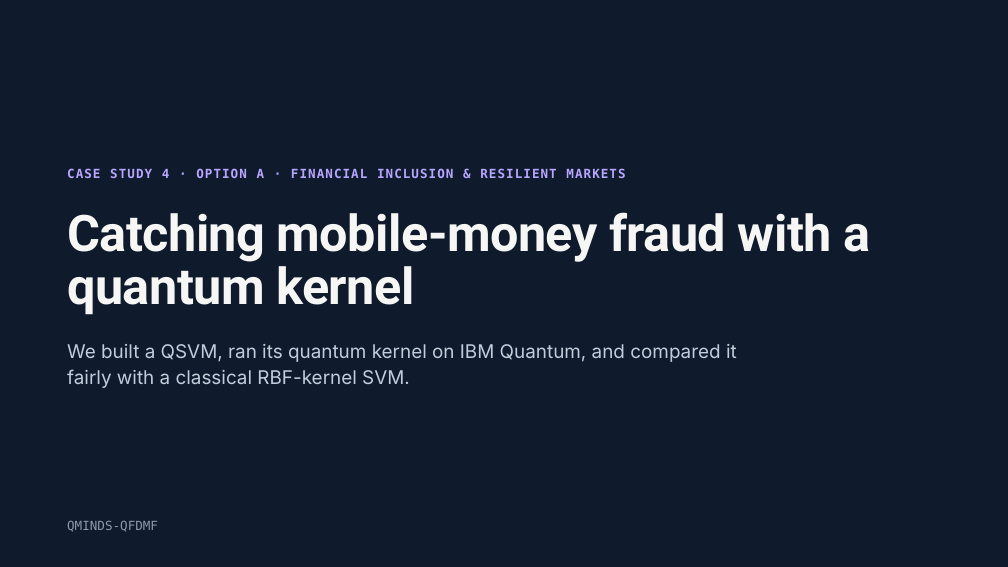
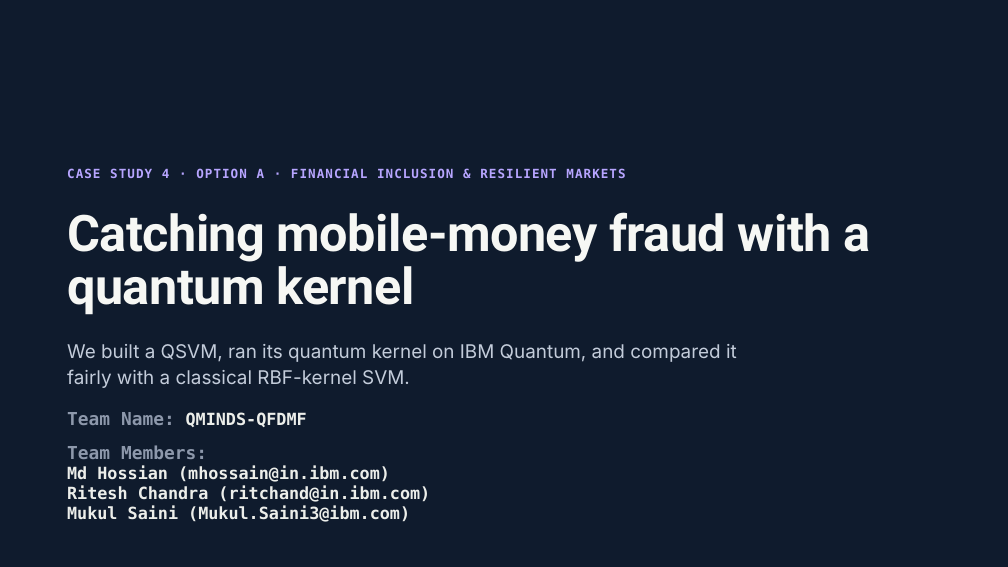
Before and after one commit to mhossain-ibm/Quantum-Heckathon-26-QMinds-QFDMF, a slide deck: slide 1 of QSVM Fraud Detection on IBM Quantum — Architecture-updated.pptx. Drawn at 1008x567 pixels with LibreOffice and Linux fonts; fonts in the diff are those of the drawing. Boxes give left, top, right and bottom in pixels: in the first picture for what was removed or moved away, otherwise in the second. Text is boxed around its words. In the diff, an @@ line names an element or a change of style, - is before the commit and + after.

```diff
--- a/QSVM Fraud Detection on IBM Quantum — Architecture-updated.pptx
+++ b/QSVM Fraud Detection on IBM Quantum — Architecture-updated.pptx
@@ text at [67, 412, 307, 427]: text changed; size 12 to 16 pt; text colour #8D98AB to #ECEEEA; bold on @@
-QMINDS-QFDMF
+Team Name: QMINDS-QFDMF
@@ text added at [67, 445, 430, 522], 16 pt, text #ECEEEA, bold @@
+Team Members:
+Md Hossian (mhossain@in.ibm.com)
+Ritesh Chandra (ritchand@in.ibm.com)
+Mukul Saini (Mukul.Saini3@ibm.com)
```
